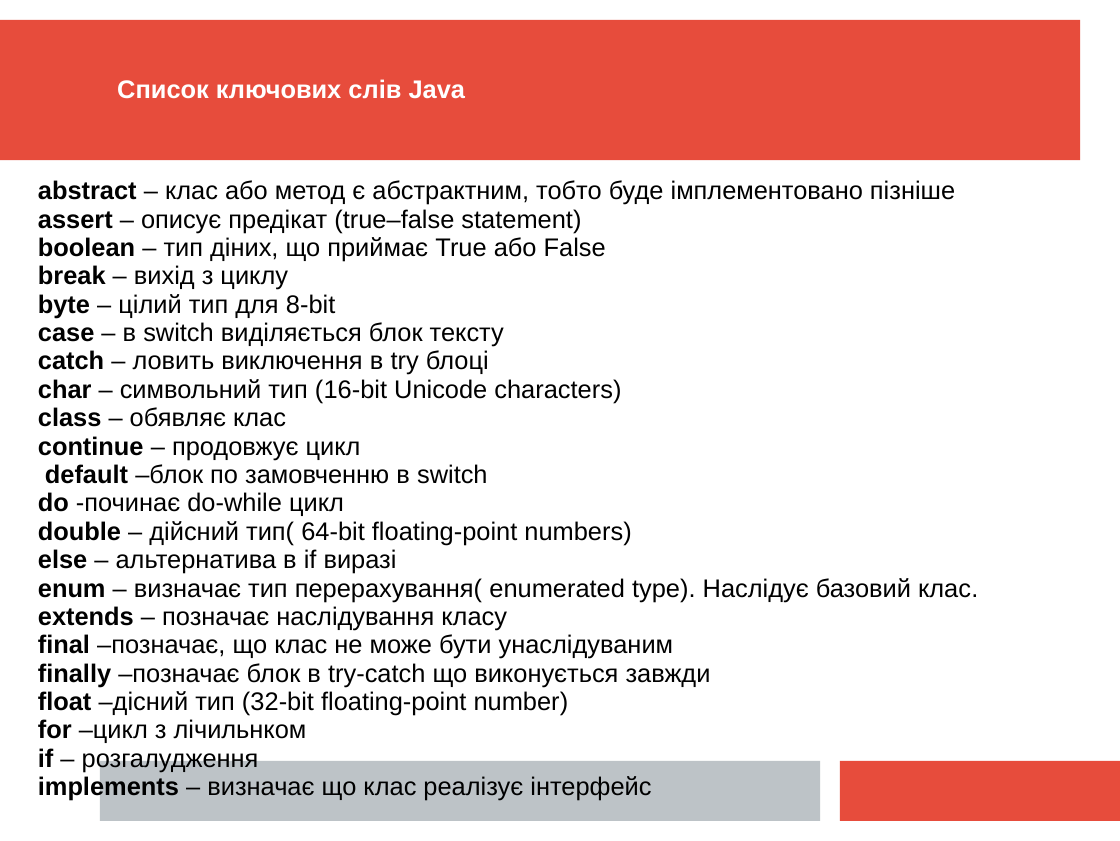
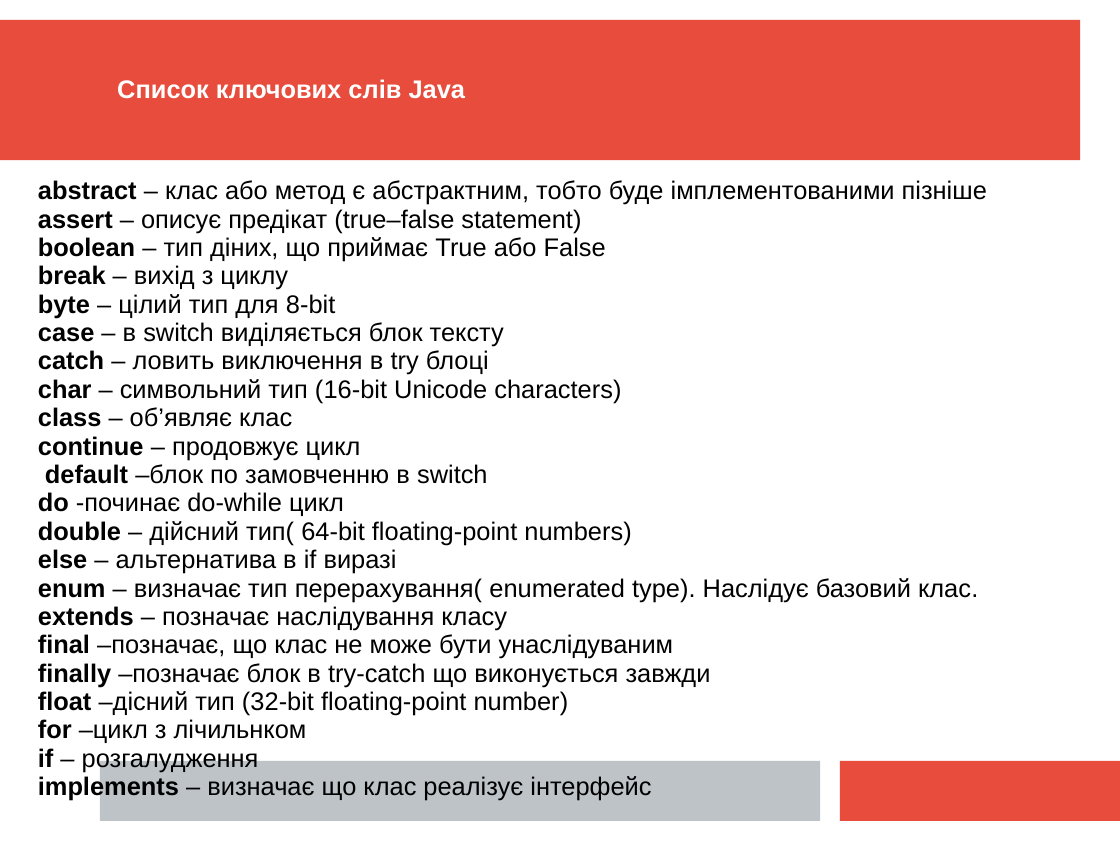
Before and after one commit to mecchmatProjects/JavaCourse, a slide deck: slide 36 of L01_Syntax/JavaTutorUkr1.ppt. Drawn at 1120x841 pixels with LibreOffice and Linux fonts; fonts in the diff are those of the drawing. Boxes give left, top, right and bottom in pixels: in the first picture for what was removed or moved away, otherwise in the second. Text is boxed around its words. In the diff, an @@ line names an element or a change of style, - is before the commit and + after.

```diff
--- a/L01_Syntax/JavaTutorUkr1.ppt
+++ b/L01_Syntax/JavaTutorUkr1.ppt
@@ text at (38, 180, 987, 205): text changed @@
-abstract – клас або метод є абстрактним, тобто буде імплементовано пізніше
+abstract – клас або метод є абстрактним, тобто буде імплементованими пізніше
@@ text at (38, 407, 292, 427): text changed @@
-class – обявляє клас
+class – об’являє клас
```
Also in this commit, not shown: 20 other slides changed.
